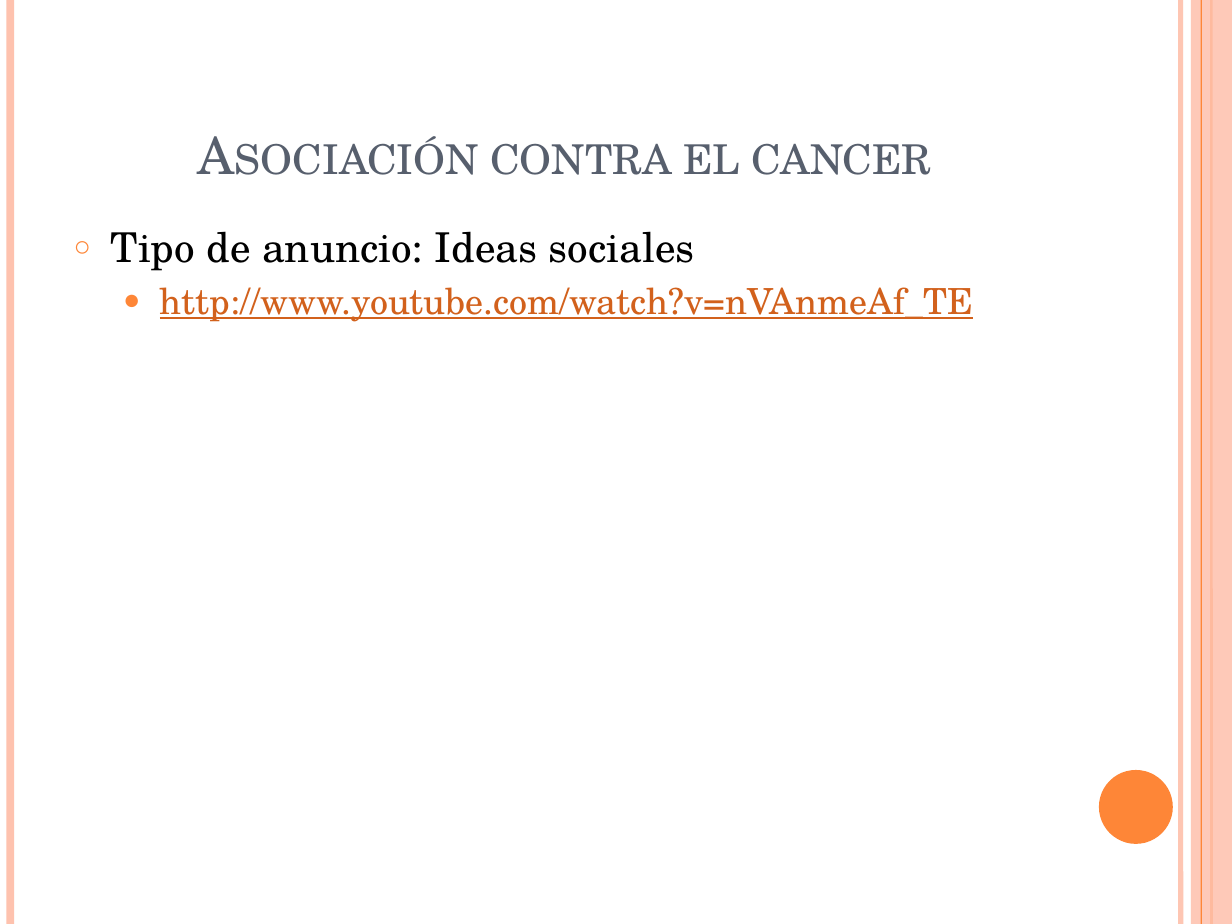
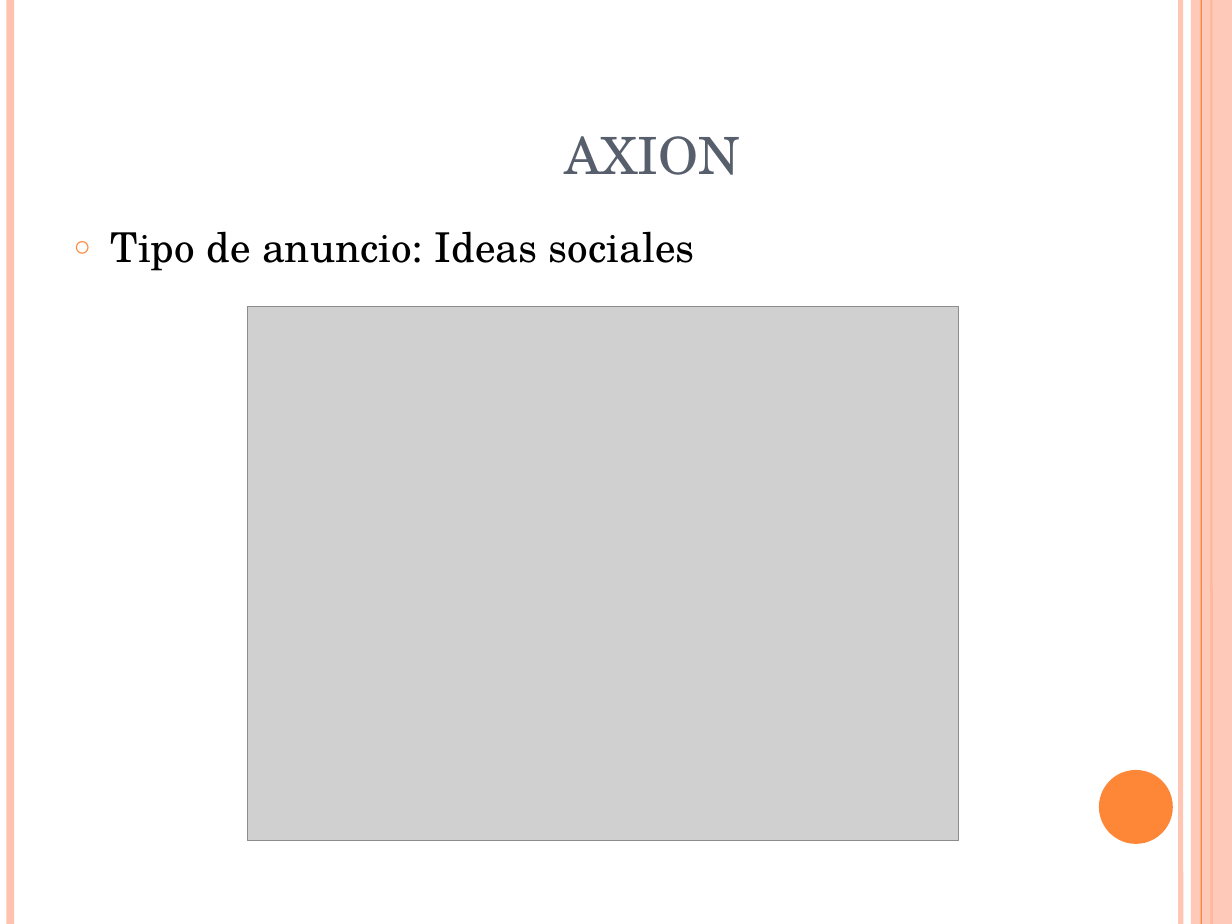
Before and after one commit to Sulley38/ProyectoEDA, a slide deck: slide 4 of docs/TIPOS DE ANUNCIOS.pptm (slide 7 before the commit). Drawn at 1232x924 pixels with LibreOffice and Linux fonts; fonts in the diff are those of the drawing; grey boxes stand for pictures. Boxes give left, top, right and bottom in pixels: in the first picture for what was removed or moved away, otherwise in the second. Text is boxed around its words. In the diff, an @@ line names an element or a change of style, - is before the commit and + after.

```diff
--- a/docs/TIPOS DE ANUNCIOS.pptm
+++ b/docs/TIPOS DE ANUNCIOS.pptm
@@ title at bbox=[565, 136, 741, 175]: text changed @@
-Asociación contra el cancer
+AXION
@@ text at bbox=[160, 287, 973, 322]: paragraph removed @@
-  ● http://www.youtube.com/watch?v=nVAnmeAf_TE
@@ picture added at bbox=[248, 307, 958, 840] @@
```
Also in this commit, not shown: 7 other slides changed, 2 slides added, 1 slide removed, 2 other files.
